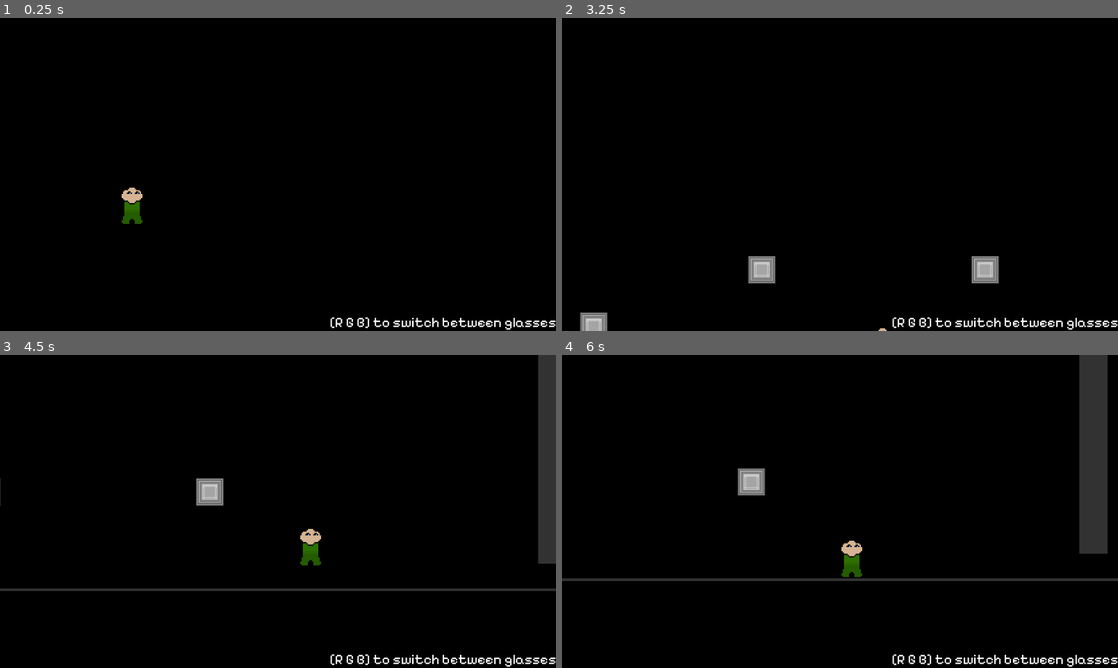
Above: before the commit, frames 1-4 (two rows, left to right).
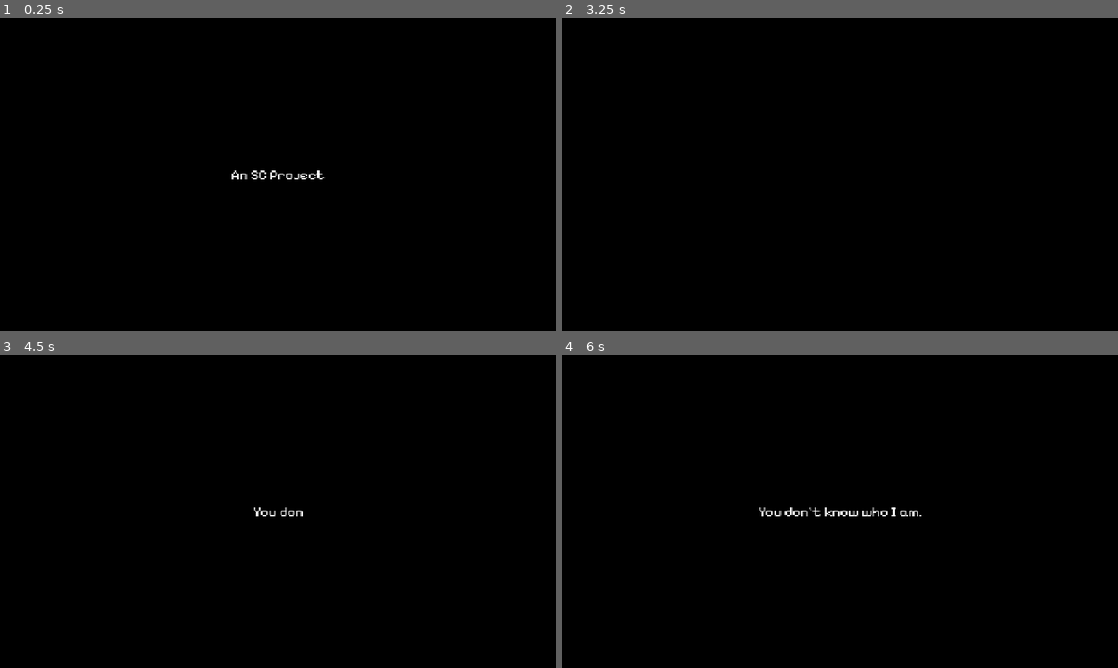
Above: after the commit, the same moments.

Repository: solarcosmic/split-switch
Game: Godot game, scene res://scenes/intro.tscn
Two runs of this game, one before a commit and one after it. Both use one fixed random seed, a clock stepped at 60 frames per second and the inputs below. Before the commit the project starts from res://scenes/world.tscn.
Inputs:
- Up to frame 1 (0.25 s): no input
- Up to frame 2 (3.25 s): tap Enter at 0.5, 2 s; hold D (right) 0.53-2.03 s; tap Space (jump) at 0.77, 1.25, 1.52, 2.75, 3.02 s; hold A (left) 2.03-2.78 s; hold D (right) from 2.78 s (still down)
- Up to frame 3 (4.5 s): tap Space (jump) at 3.77 s; release D (right) at 4.28 s; hold A (left) from 4.28 s (still down)
- Up to frame 4 (6 s): tap Space (jump) at 4.52 s; release A (left) at 5.03 s; hold D (right) 5.03-5.78 s; hold A (left) from 5.78 s (still down)

The runs differ from the first frame. In frame 1, 1.1% of the frame differs, in the area x 21-100%, y 48-100%; in frame 2, 1.8%; in frame 3, 4.3%; in frame 4, 5.8%, in the area x 0-100%, y 0-100%.

Commit message:
Add Sound + Begin Keypad Work

Diff:
--- a/project.godot
+++ b/project.godot
@@ -11,7 +11,7 @@
 [application]
 
 config/name="Split Switch"
-run/main_scene="uid://k402iischqul"
+run/main_scene="uid://cqclpi7l1ca54"
 config/features=PackedStringArray("4.4", "Forward Plus")
 boot_splash/bg_color=Color(0, 0, 0, 1)
 boot_splash/show_image=false
@@ -23,7 +23,7 @@
 window/size/viewport_height=720
 window/size/mode=4
 window/size/resizable=false
-window/stretch/mode="viewport"
+window/stretch/mode="canvas_items"
 display_server/driver.linuxbsd="wayland"
 
 [editor_plugins]
--- a/scenes/intro.gd
+++ b/scenes/intro.gd
@@ -4,9 +4,25 @@
 var type_time: float
 
 func _ready():
+	$CanvasLayer/Label2.modulate.a = 0
+	$CanvasLayer/GridContainer.modulate.a = 0
+	$CanvasLayer/Label.text = "An SC Project"
+	await get_tree().create_timer(2.0).timeout
+	$CanvasLayer/Label.text = ""
+	await get_tree().create_timer(2.0).timeout
+	$CanvasLayer/AudioStreamPlayer.play()
 	display("You don't know who I am.")
 	await get_tree().create_timer(5.0).timeout
-	display("Neither do I know who you are.")
+	display("... neither do I know who you are.")
+	await get_tree().create_timer(6.0).timeout
+	display("Let us create someone new.")
+	await get_tree().create_timer(5.0).timeout
+	display("Who do you want to be?")
+	await get_tree().create_timer(2.0).timeout
+	create_tween().tween_property($CanvasLayer/Label, "position", Vector2($CanvasLayer/Label.position.x, $CanvasLayer/Label.position.y - 65), 1).set_trans(Tween.TRANS_SINE)
+	await get_tree().create_timer(0.5).timeout
+	create_tween().tween_property($CanvasLayer/Label2, "modulate:a", 0.5, 1).set_trans(Tween.TRANS_SINE)
+	create_tween().tween_property($CanvasLayer/GridContainer, "modulate:a", 1, 1).set_trans(Tween.TRANS_SINE)
 
 func display(text):
 	$CanvasLayer/Label.text = text
--- a/scenes/intro.tscn
+++ b/scenes/intro.tscn
@@ -1,7 +1,8 @@
-[gd_scene load_steps=4 format=3 uid="uid://cqclpi7l1ca54"]
+[gd_scene load_steps=5 format=3 uid="uid://cqclpi7l1ca54"]
 
 [ext_resource type="FontFile" uid="uid://b2w3ue6x3g8pe" path="res://assets/fonts/PixelifySans.ttf" id="1_ioskq"]
 [ext_resource type="Script" uid="uid://dvii0g51bqqpt" path="res://scenes/intro.gd" id="1_yjqpq"]
+[ext_resource type="AudioStream" uid="uid://bvm8m7l8t40u5" path="res://assets/sounds/orch_hit.ogg" id="3_4bx60"]
 
 [sub_resource type="LabelSettings" id="LabelSettings_ioskq"]
 font = ExtResource("1_ioskq")
@@ -19,13 +20,257 @@
 anchor_top = 0.5
 anchor_right = 0.5
 anchor_bottom = 0.5
-offset_left = -260.5
-offset_top = -19.5
-offset_right = 260.5
-offset_bottom = 19.5
+offset_left = -260.0
+offset_top = -19.0
+offset_right = 261.0
+offset_bottom = 20.0
 grow_horizontal = 2
 grow_vertical = 2
 size_flags_vertical = 8
-text = "You don't know who I am."
-label_settings = SubResource("LabelSettings_ioskq")
-horizontal_alignment = 1
+label_settings = SubResource("LabelSettings_ioskq")
+horizontal_alignment = 1
+
+[node name="AudioStreamPlayer" type="AudioStreamPlayer" parent="CanvasLayer"]
+stream = ExtResource("3_4bx60")
+parameters/looping = true
+
+[node name="Label2" type="Label" parent="CanvasLayer"]
+modulate = Color(1, 1, 2, 1)
+anchors_preset = 8
+anchor_left = 0.5
+anchor_top = 0.5
+anchor_right = 0.5
+anchor_bottom = 0.5
+offset_left = -285.0
+offset_top = 221.0
+offset_right = 286.0
+offset_bottom = 260.0
+grow_horizontal = 2
+grow_vertical = 2
+size_flags_vertical = 8
+text = "Use ←↑↓→ or joysticks to navigate."
+label_settings = SubResource("LabelSettings_ioskq")
+horizontal_alignment = 1
+
+[node name="GridContainer" type="GridContainer" parent="CanvasLayer"]
+anchors_preset = 8
+anchor_left = 0.5
+anchor_top = 0.5
+anchor_right = 0.5
+anchor_bottom = 0.5
+offset_left = -171.5
+offset_top = 13.0
+offset_right = 171.5
+offset_bottom = 138.0
+grow_horizontal = 2
+grow_vertical = 2
+theme_override_constants/h_separation = 20
+columns = 9
+
+[node name="Label" type="Label" parent="CanvasLayer/GridContainer"]
+modulate = Color(1, 1, 2, 1)
+layout_mode = 2
+size_flags_vertical = 8
+text = "A"
+label_settings = SubResource("LabelSettings_ioskq")
+horizontal_alignment = 1
+
+[node name="Label2" type="Label" parent="CanvasLayer/GridContainer"]
+modulate = Color(1, 1, 2, 1)
+layout_mode = 2
+size_flags_vertical = 8
+text = "B"
+label_settings = SubResource("LabelSettings_ioskq")
+horizontal_alignment = 1
+
+[node name="Label3" type="Label" parent="CanvasLayer/GridContainer"]
+modulate = Color(1, 1, 2, 1)
+layout_mode = 2
+size_flags_vertical = 8
+text = "C"
+label_settings = SubResource("LabelSettings_ioskq")
+horizontal_alignment = 1
+
+[node name="Label4" type="Label" parent="CanvasLayer/GridContainer"]
+modulate = Color(1, 1, 2, 1)
+layout_mode = 2
+size_flags_vertical = 8
+text = "D"
+label_settings = SubResource("LabelSettings_ioskq")
+horizontal_alignment = 1
+
+[node name="Label5" type="Label" parent="CanvasLayer/GridContainer"]
+modulate = Color(1, 1, 2, 1)
+layout_mode = 2
+size_flags_vertical = 8
+text = "E"
+label_settings = SubResource("LabelSettings_ioskq")
+horizontal_alignment = 1
+
+[node name="Label6" type="Label" parent="CanvasLayer/GridContainer"]
+modulate = Color(1, 1, 2, 1)
+layout_mode = 2
+size_flags_vertical = 8
+text = "F"
+label_settings = SubResource("LabelSettings_ioskq")
+horizontal_alignment = 1
+
+[node name="Label7" type="Label" parent="CanvasLayer/GridContainer"]
+modulate = Color(1, 1, 2, 1)
+layout_mode = 2
+size_flags_vertical = 8
+text = "G"
+label_settings = SubResource("LabelSettings_ioskq")
+horizontal_alignment = 1
+
+[node name="Label8" type="Label" parent="CanvasLayer/GridContainer"]
+modulate = Color(1, 1, 2, 1)
+layout_mode = 2
+size_flags_vertical = 8
+text = "H"
+label_settings = SubResource("LabelSettings_ioskq")
+horizontal_alignment = 1
+
+[node name="Label9" type="Label" parent="CanvasLayer/GridContainer"]
+modulate = Color(1, 1, 2, 1)
+layout_mode = 2
+size_flags_vertical = 8
+text = "I"
+label_settings = SubResource("LabelSettings_ioskq")
+horizontal_alignment = 1
+
+[node name="Label10" type="Label" parent="CanvasLayer/GridContainer"]
+modulate = Color(1, 1, 2, 1)
+layout_mode = 2
+size_flags_vertical = 8
+text = "J"
+label_settings = SubResource("LabelSettings_ioskq")
+horizontal_alignment = 1
+
+[node name="Label11" type="Label" parent="CanvasLayer/GridContainer"]
+modulate = Color(1, 1, 2, 1)
+layout_mode = 2
+size_flags_vertical = 8
+text = "K"
+label_settings = SubResource("LabelSettings_ioskq")
+horizontal_alignment = 1
+
+[node name="Label12" type="Label" parent="CanvasLayer/GridContainer"]
+modulate = Color(1, 1, 2, 1)
+layout_mode = 2
+size_flags_vertical = 8
+text = "L"
+label_settings = SubResource("LabelSettings_ioskq")
+horizontal_alignment = 1
+
+[node name="Label13" type="Label" parent="CanvasLayer/GridContainer"]
+modulate = Color(1, 1, 2, 1)
+layout_mode = 2
+size_flags_vertical = 8
+text = "M"
+label_settings = SubResource("LabelSettings_ioskq")
+horizontal_alignment = 1
+
+[node name="Label14" type="Label" parent="CanvasLayer/GridContainer"]
+modulate = Color(1, 1, 2, 1)
+layout_mode = 2
+size_flags_vertical = 8
+text = "N"
+label_settings = SubResource("LabelSettings_ioskq")
+horizontal_alignment = 1
+
+[node name="Label15" type="Label" parent="CanvasLayer/GridContainer"]
+modulate = Color(1, 1, 2, 1)
+layout_mode = 2
+size_flags_vertical = 8
+text = "O"
+label_settings = SubResource("LabelSettings_ioskq")
+horizontal_alignment = 1
+
+[node name="Label16" type="Label" parent="CanvasLayer/GridContainer"]
+modulate = Color(1, 1, 2, 1)
+layout_mode = 2
+size_flags_vertical = 8
+text = "P"
+label_settings = SubResource("LabelSettings_ioskq")
+horizontal_alignment = 1
+
+[node name="Label17" type="Label" parent="CanvasLayer/GridContainer"]
+modulate = Color(1, 1, 2, 1)
+layout_mode = 2
+size_flags_vertical = 8
+text = "Q"
+label_settings = SubResource("LabelSettings_ioskq")
+horizontal_alignment = 1
+
+[node name="Label18" type="Label" parent="CanvasLayer/GridContainer"]
+modulate = Color(1, 1, 2, 1)
+layout_mode = 2
+size_flags_vertical = 8
+text = "R"
+label_settings = SubResource("LabelSettings_ioskq")
+horizontal_alignment = 1
+
+[node name="Label19" type="Label" parent="CanvasLayer/GridContainer"]
+modulate = Color(1, 1, 2, 1)
+layout_mode = 2
+size_flags_vertical = 8
+text = "S"
+label_settings = SubResource("LabelSettings_ioskq")
+horizontal_alignment = 1
+
+[node name="Label20" type="Label" parent="CanvasLayer/GridContainer"]
+modulate = Color(1, 1, 2, 1)
+layout_mode = 2
+size_flags_vertical = 8
+text = "T"
+label_settings = SubResource("LabelSettings_ioskq")
+horizontal_alignment = 1
+
+[node name="Label21" type="Label" parent="CanvasLayer/GridContainer"]
+modulate = Color(1, 1, 2, 1)
+layout_mode = 2
+size_flags_vertical = 8
+text = "U"
+label_settings = SubResource("LabelSettings_ioskq")
+horizontal_alignment = 1
+
+[node name="Label22" type="Label" parent="CanvasLayer/GridContainer"]
+modulate = Color(1, 1, 2, 1)
+layout_mode = 2
+size_flags_vertical = 8
+text = "V"
+label_settings = SubResource("LabelSettings_ioskq")
+horizontal_alignment = 1
+
+[node name="Label23" type="Label" parent="CanvasLayer/GridContainer"]
+modulate = Color(1, 1, 2, 1)
+layout_mode = 2
+size_flags_vertical = 8
+text = "W"
+label_settings = SubResource("LabelSettings_ioskq")
+horizontal_alignment = 1
+
+[node name="Label24" type="Label" parent="CanvasLayer/GridContainer"]
+modulate = Color(1, 1, 2, 1)
+layout_mode = 2
+size_flags_vertical = 8
+text = "X"
+label_settings = SubResource("LabelSettings_ioskq")
+horizontal_alignment = 1
+
+[node name="Label25" type="Label" parent="CanvasLayer/GridContainer"]
+modulate = Color(1, 1, 2, 1)
+layout_mode = 2
+size_flags_vertical = 8
+text = "Y"
+label_settings = SubResource("LabelSettings_ioskq")
+horizontal_alignment = 1
+
+[node name="Label26" type="Label" parent="CanvasLayer/GridContainer"]
+modulate = Color(1, 1, 2, 1)
+layout_mode = 2
+size_flags_vertical = 8
+text = "Z"
+label_settings = SubResource("LabelSettings_ioskq")
+horizontal_alignment = 1
Not shown, added: assets/sounds/orch_hit.ogg.import
Not shown, added: assets/sounds/orch_hit.ogg
